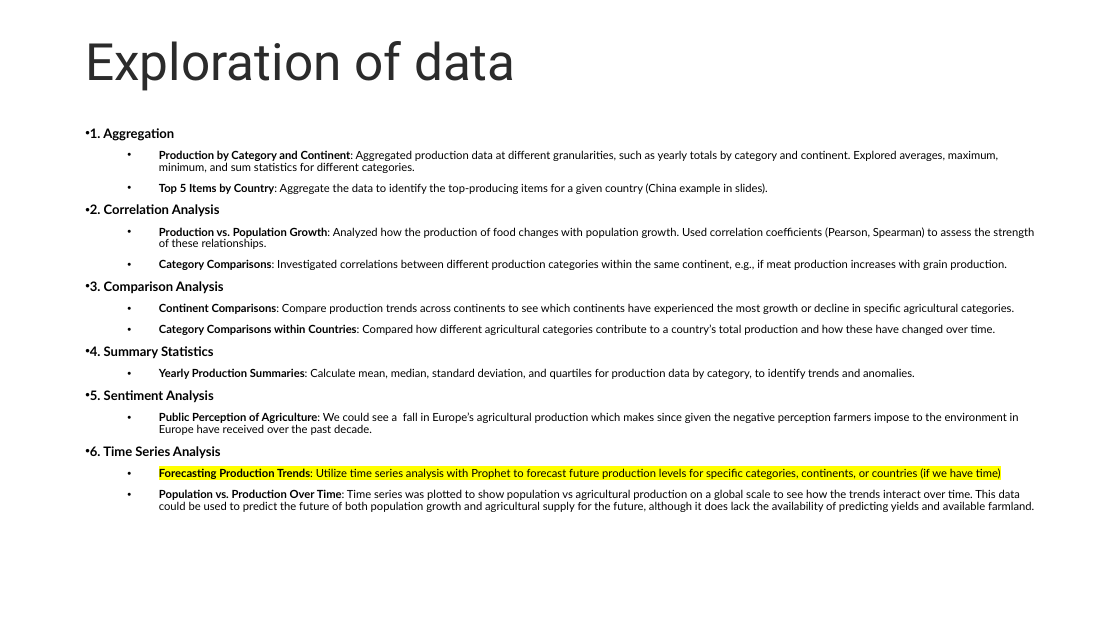
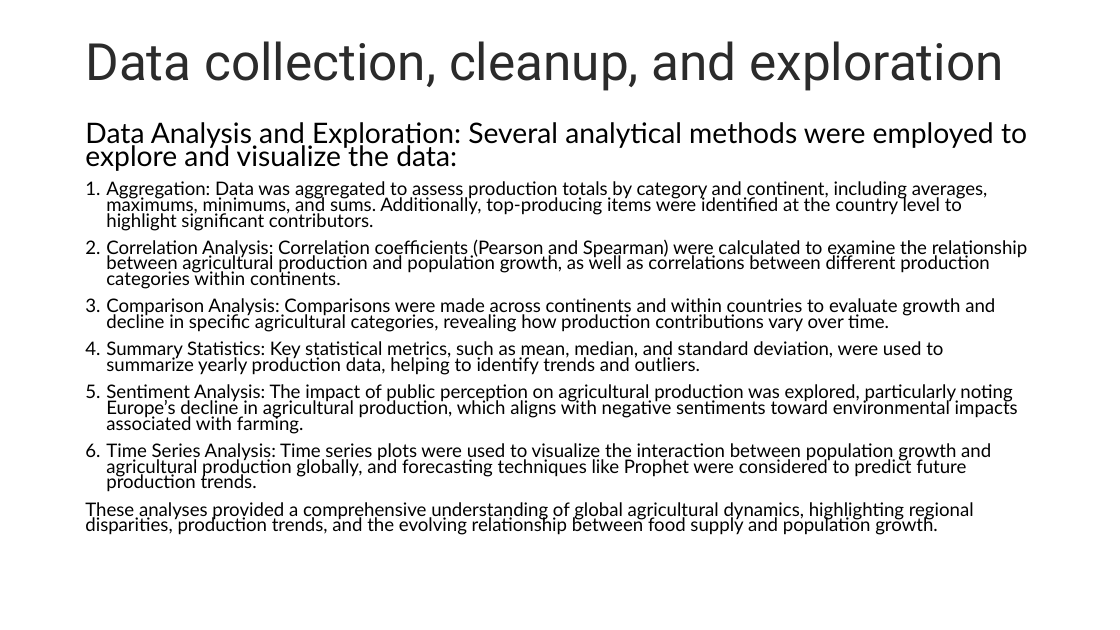
Before and after one commit to Corey-Holton/Project1, a slide deck: slide 4 of Working files/Group Project.pptx. Drawn at 1120x630 pixels with LibreOffice and Linux fonts; fonts in the diff are those of the drawing. Boxes give left, top, right and bottom in pixels: in the first picture for what was removed or moved away, otherwise in the second. Text is boxed around its words. In the diff, an @@ line names an element or a change of style, - is before the commit and + after.

Commit message:
Updated ppt with data cleanup and exploration slides

```diff
--- a/Working files/Group Project.pptx
+++ b/Working files/Group Project.pptx
@@ title at box(85, 41, 1003, 91): text changed @@
-Exploration of data
+Data collection, cleanup, and exploration
@@ text at box(85, 122, 1027, 535): text changed; size 9.6 to 16 pt @@
-• 1. Aggregation
-  • Production by Category and Continent: Aggregated production data at different granularities, such as yearly totals by category and continent. Explored averages, maximum, minimum, and sum statistics for different categories.
-  • Top 5 Items by Country: Aggregate the data to identify the top-producing items for a given country (China example in slides).
-• 2. Correlation Analysis
-  • Production vs. Population Growth: Analyzed how the production of food changes with population growth. Used correlation coefficients (Pearson, Spearman) to assess the strength of these relationships.
-  • Category Comparisons: Investigated correlations between different production categories within the same continent, e.g., if meat production increases with grain production.
-• 3. Comparison Analysis
-  • Continent Comparisons: Compare production trends across continents to see which continents have experienced the most growth or decline in specific agricultural categories.
-  • Category Comparisons within Countries: Compared how different agricultural categories contribute to a country’s total production and how these have changed over time.
-• 4. Summary Statistics
-  • Yearly Production Summaries: Calculate mean, median, standard deviation, and quartiles for production data by category, to identify trends and anomalies.
-• 5. Sentiment Analysis
-  • Public Perception of Agriculture: We could see a fall in Europe’s agricultural production which makes since given the negative perception farmers impose to the environment in Europe have received over the past decade.
-• 6. Time Series Analysis
-  • Forecasting Production Trends: Utilize time series analysis with Prophet to forecast future production levels for specific categories, continents, or countries (if we have time)
-  • Population vs. Production Over Time: Time series was plotted to show population vs agricultural production on a global scale to see how the trends interact over time. This data could be used to predict the future of both population growth and agricultural supply for the future, although it does lack the availability of predicting yields and available farmland.
+Data Analysis and Exploration: Several analytical methods were employed to explore and visualize the data:
+1. Aggregation: Data was aggregated to assess production totals by category and continent, including averages, maximums, minimums, and sums. Additionally, top-producing items were identified at the country level to highlight significant contributors.
+2. Correlation Analysis: Correlation coefficients (Pearson and Spearman) were calculated to examine the relationship between agricultural production and population growth, as well as correlations between different production categories within continents.
+3. Comparison Analysis: Comparisons were made across continents and within countries to evaluate growth and decline in specific agricultural categories, revealing how production contributions vary over time.
+4. Summary Statistics: Key statistical metrics, such as mean, median, and standard deviation, were used to summarize yearly production data, helping to identify trends and outliers.
+5. Sentiment Analysis: The impact of public perception on agricultural production was explored, particularly noting Europe’s decline in agricultural production, which aligns with negative sentiments toward environmental impacts associated with farming.
+6. Time Series Analysis: Time series plots were used to visualize the interaction between population growth and agricultural production globally, and forecasting techniques like Prophet were considered to predict future production trends.
+These analyses provided a comprehensive understanding of global agricultural dynamics, highlighting regional disparities, production trends, and the evolving relationship between food supply and population growth.
```
Also in this commit, not shown: 1 other slide changed, 1 other file.
